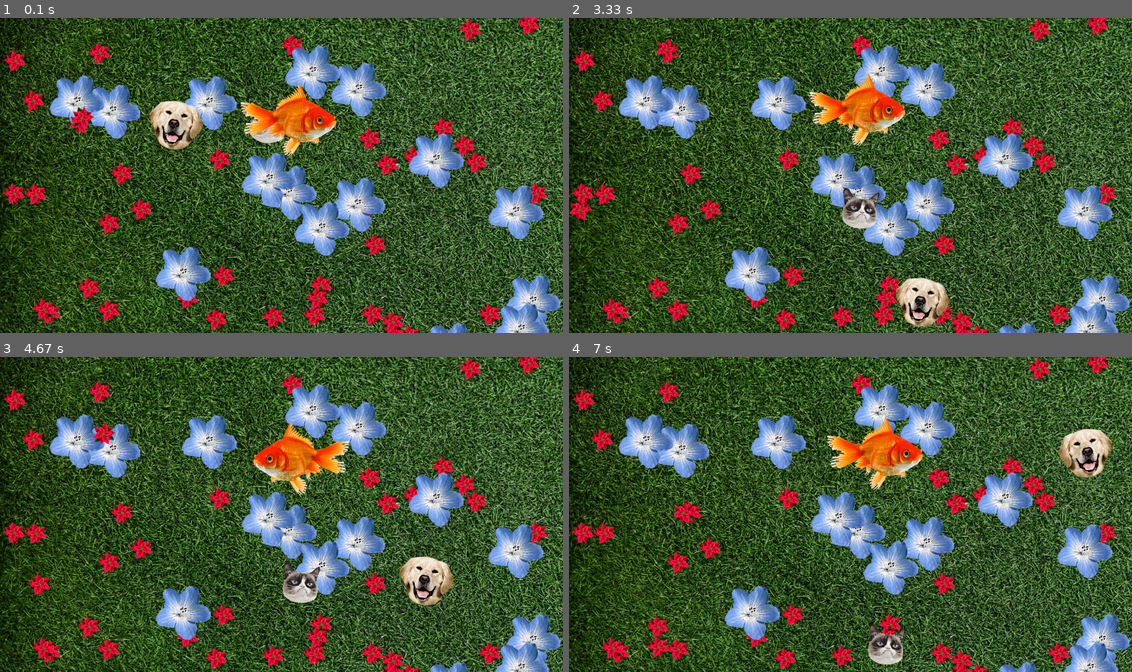
Above: before the commit, frames 1-4 (two rows, left to right).
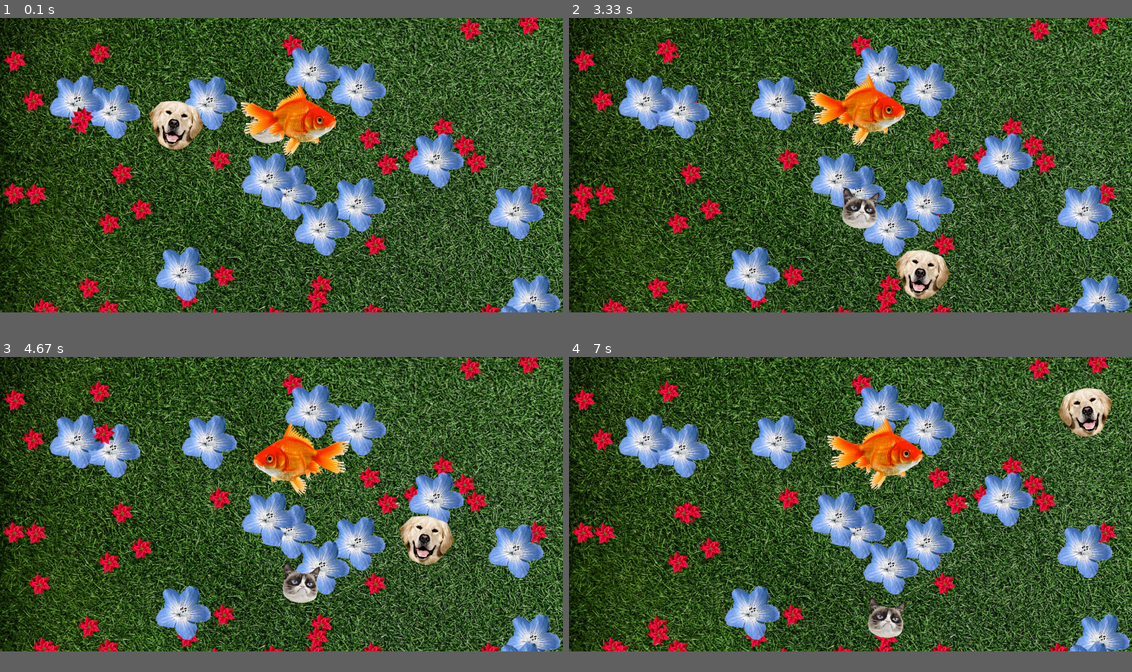
Above: after the commit, the same moments.

Repository: jimmygizmo/pygamefun
Game: pygame game, started from game/main.py
The game is run twice, just before and just after one commit, with the same random seed, the same clock (stepped at 60 frames per second) and the same inputs.
Inputs:
- Up to frame 1 (0.1 s): no input
- Up to frame 2 (3.33 s): hold Right 0.33-0.8 s; hold Up 0.83-1.13 s; hold Right 1.17-1.63 s; hold Left 1.67-2.2 s; hold Down 2.23-2.53 s; hold Left 2.57-2.97 s; hold Up from 3 s (still down)
- Up to frame 3 (4.67 s): release Up at 3.37 s; hold Right 3.4-4.03 s; hold Down 4.07-4.43 s; hold Left from 4.47 s (still down)
- Up to frame 4 (7 s): release Left at 4.93 s; hold Right 4.97-5.43 s; hold Up 5.47-5.77 s; hold Right 5.8-6.27 s; hold Left 6.3-6.83 s; hold Down from 6.87 s (still down)
In our replay, the window is 900x504 before the commit and 900x471 after it. These sizes can differ from the game's own. Grey fills any space a smaller window leaves; there, only what the larger window draws over its background counts as a difference.

The runs differ from the first frame. In frame 1, 5.3% of the frame differs, in the area x 0-100%, y 73-100%; in frame 2, 7.9%; in frame 3, 7.4%; in frame 4, 8.5%, in the area x 0-100%, y 9-100%.

Commit message:
screen height slightly reduced. next push will introduce new timing concepts and new timers. what we currently have with ENVIRO_PHASES is a frame-based countdown time with rotating named timer duration configurations. the new timer stuff will be separate, inspired from the video tutorial and we will see where these cross over with my ENVIRO_PHASES and we'll see what merges or grows new organically from all this.

Diff:
--- a/game/main.py
+++ b/game/main.py
@@ -10,7 +10,7 @@
 # ###############################################    CONFIGURATION    ##################################################
 
 SCREEN_WIDTH = 1640.0
-SCREEN_HEIGHT = 920.0
+SCREEN_HEIGHT = 860.0
 TICKRATE = 60  # (frame rate) - 0/None gives maximum/unlimited. Depends on code but recently saw 500-1000 FPS.
 GAME_TITLE = 'Space Blasto'
 BGCOLOR = 'olivedrab'
